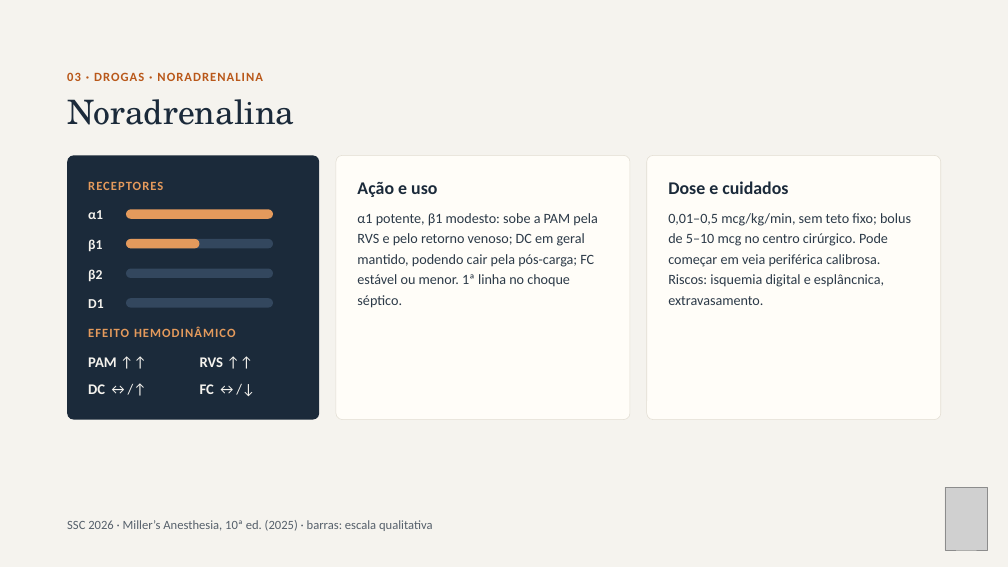
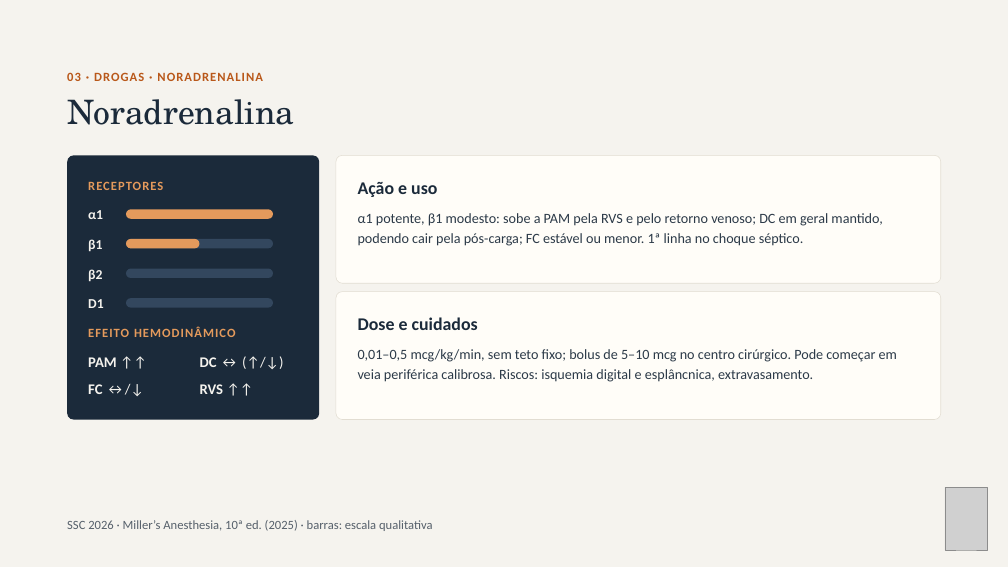
Before and after one commit to brunomoraesdubois-bit/Bruno, a slide deck: slide 6 of apresentacao/Aminas_Vasoativas.pptx. Drawn at 1008x567 pixels with LibreOffice and Linux fonts; fonts in the diff are those of the drawing; grey boxes stand for pictures. Boxes give left, top, right and bottom in pixels: in the first picture for what was removed or moved away, otherwise in the second. Text is boxed around its words. In the diff, an @@ line names an element or a change of style, - is before the commit and + after.

```diff
--- a/apresentacao/Aminas_Vasoativas.pptx
+++ b/apresentacao/Aminas_Vasoativas.pptx
@@ rounded rectangle: place and size @@
-rounded rectangle at (336, 156, 630, 420)
+rounded rectangle at (336, 156, 941, 284)
@@ rounded rectangle at (336, 156, 941, 284): proportions changed @@
@@ text "α1 potente, β1 modesto: sobe ..." rewrapped from (357, 213, 597, 308) to (358, 213, 882, 246) @@
@@ rounded rectangle at (336, 292, 941, 420): proportions changed @@
@@ rounded rectangle: place and size @@
-rounded rectangle at (647, 156, 941, 420)
+rounded rectangle at (336, 292, 941, 420)
@@ text "Dose e cuidados": place and size @@
-text "Dose e cuidados" at (668, 181, 788, 194)
+text "Dose e cuidados" at (358, 317, 478, 330)
@@ text at (200, 357, 217, 367): text changed @@
-DC ↔/↑
+DC ↔ (↑/↓)
@@ text "0,01–0,5 mcg/kg/min, sem teto fixo; ..." rewrapped from (668, 213, 911, 305) to (358, 349, 897, 382) @@
@@ text "FC ↔/↓": place and size @@
-text "FC ↔/↓" at (200, 384, 214, 394)
+text "FC ↔/↓" at (88, 384, 102, 394)
@@ text "RVS ↑↑": place and size @@
-text "RVS ↑↑" at (200, 357, 224, 367)
+text "RVS ↑↑" at (200, 384, 224, 394)
```
Also in this commit, not shown: 22 other slides changed, 44 other files.
